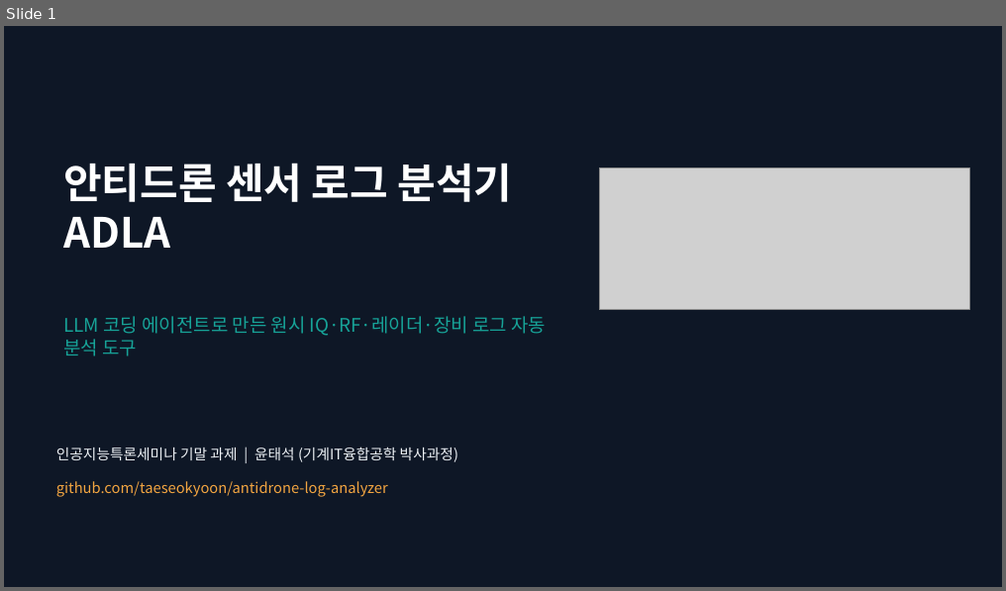
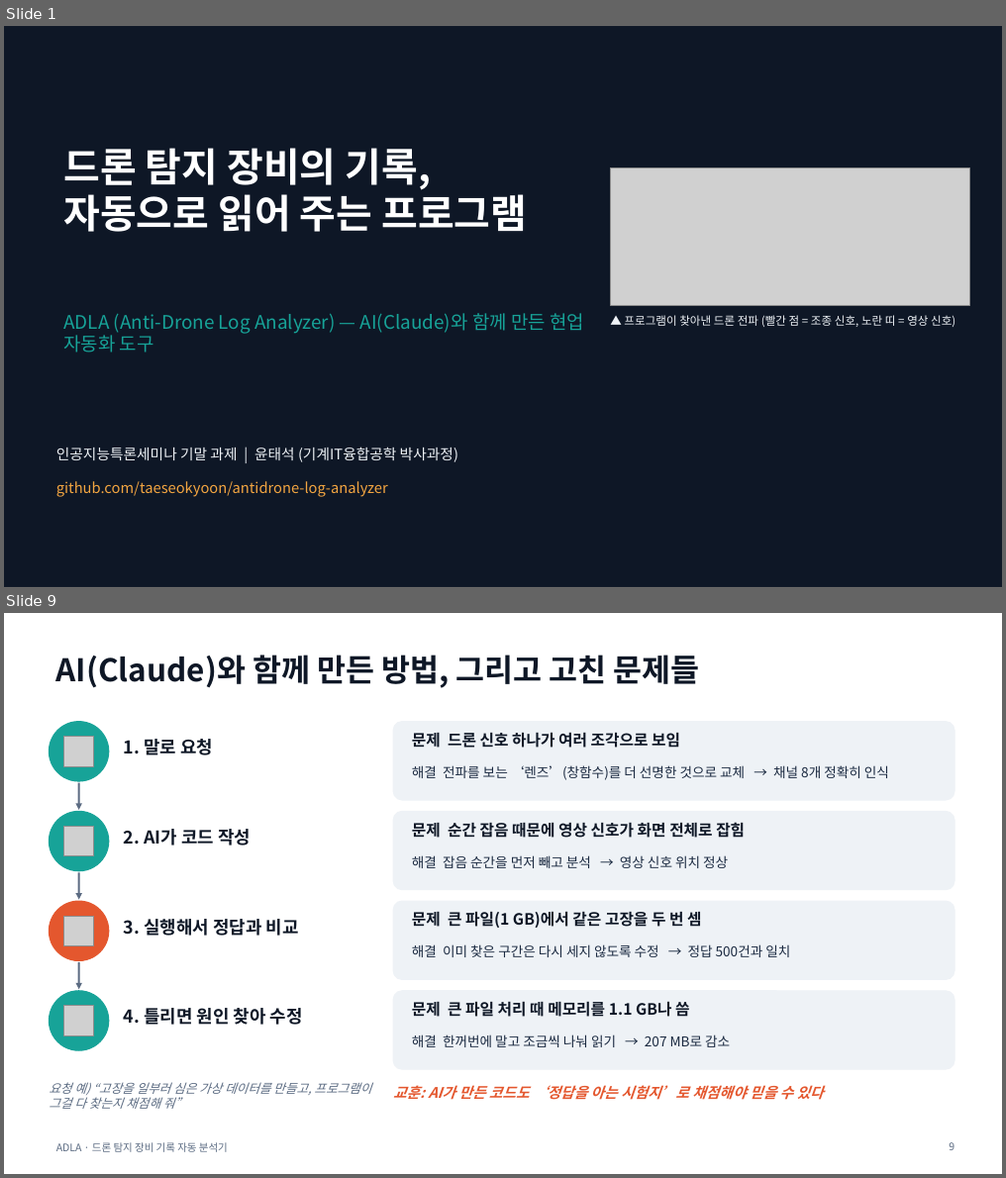
Before and after one commit to taeseokyoon/antidrone-log-analyzer, a slide deck: docs/ADLA_presentation.pptx. Shown one above the other, each under a label of ours: slide 1 before the commit, slides 1 and 9 after it; the slides between them are not shown. The pictures are 1006x591 and 1006x1178 pixels, drawn with LibreOffice and Linux fonts; fonts in the diff are those of the drawing; grey boxes stand for pictures. Boxes give left, top, right and bottom in pixels: in the first picture for what was removed or moved away, otherwise in the second. Text is boxed around its words. In the diff, an @@ line names an element or a change of style, - is before the commit and + after.

```diff
--- a/docs/ADLA_presentation.pptx
+++ b/docs/ADLA_presentation.pptx
@@ slide 9 added at <box>4,613,1002,1174</box>, background #FFFFFF @@
@@ title added at <box>56,655,700,688</box>, 30 pt, text #0E1726, bold @@
+AI(Claude)와 함께 만든 방법, 그리고 고친 문제들
@@ ellipse added at <box>49,722,109,781</box>, fill #17A398, outline #17A398 1 pt @@
@@ rounded rectangle added at <box>393,722,954,800</box>, fill #EEF2F6, outline #EEF2F6 1 pt @@
@@ picture added at <box>63,737,94,766</box> @@
@@ text added at <box>124,739,213,756</box>, 17 pt, text #0E1726, bold @@
+1. 말로 요청
@@ text added at <box>412,732,680,748</box>, 15 pt, text #0E1726, bold @@
+문제 드론 신호 하나가 여러 조각으로 보임
@@ arrow added from (79, 783) to (79, 810), #5B6B82 2 pt @@
@@ text added at <box>412,765,889,780</box>, 13 pt, text #1B2A41 @@
+해결 전파를 보는 ‘렌즈’(창함수)를 더 선명한 것으로 교체 → 채널 8개 정확히 인식
@@ ellipse added at <box>49,811,109,871</box>, fill #17A398, outline #17A398 1 pt @@
@@ rounded rectangle added at <box>393,811,954,890</box>, fill #EEF2F6, outline #EEF2F6 1 pt @@
@@ picture added at <box>63,827,94,857</box> @@
@@ text added at <box>124,829,251,846</box>, 17 pt, text #0E1726, bold @@
+2. AI가 코드 작성
@@ text added at <box>412,822,745,838</box>, 15 pt, text #0E1726, bold @@
+문제 순간 잡음 때문에 영상 신호가 화면 전체로 잡힘
@@ arrow added from (79, 872) to (79, 900), #5B6B82 2 pt @@
@@ text added at <box>412,856,728,868</box>, 13 pt, text #1B2A41 @@
+해결 잡음 순간을 먼저 빼고 분석 → 영상 신호 위치 정상
@@ ellipse added at <box>49,901,109,961</box>, fill #E4572E, outline #E4572E 1 pt @@
@@ rounded rectangle added at <box>393,901,954,980</box>, fill #EEF2F6, outline #EEF2F6 1 pt @@
@@ picture added at <box>63,916,94,947</box> @@
@@ text added at <box>124,919,299,936</box>, 17 pt, text #0E1726, bold @@
+3. 실행해서 정답과 비교
@@ text added at <box>412,911,701,928</box>, 15 pt, text #0E1726, bold @@
+문제 큰 파일(1 GB)에서 같은 고장을 두 번 셈
@@ arrow added from (79, 962) to (79, 989), #5B6B82 2 pt @@
@@ text added at <box>412,945,790,958</box>, 13 pt, text #1B2A41 @@
+해결 이미 찾은 구간은 다시 세지 않도록 수정 → 정답 500건과 일치
@@ ellipse added at <box>49,991,109,1051</box>, fill #17A398, outline #17A398 1 pt @@
@@ rounded rectangle added at <box>393,991,954,1069</box>, fill #EEF2F6, outline #EEF2F6 1 pt @@
@@ picture added at <box>63,1006,94,1036</box> @@
@@ text added at <box>124,1008,303,1025</box>, 17 pt, text #0E1726, bold @@
+4. 틀리면 원인 찾아 수정
@@ text added at <box>412,1001,689,1017</box>, 15 pt, text #0E1726, bold @@
+문제 큰 파일 처리 때 메모리를 1.1 GB나 씀
@@ text added at <box>412,1035,730,1048</box>, 13 pt, text #1B2A41 @@
+해결 한꺼번에 말고 조금씩 나눠 읽기 → 207 MB로 감소
@@ text added at <box>49,1082,371,1109</box>, 12 pt, text #5B6B82, italic @@
+요청 예) “고장을 일부러 심은 가상 데이터를 만들고, 프로그램이 그걸 다 찾는지 채점해 줘”
@@ text added at <box>393,1085,824,1100</box>, 14 pt, text #E4572E, bold, italic @@
+교훈: AI가 만든 코드도 ‘정답을 아는 시험지’로 채점해야 믿을 수 있다
@@ text added at <box>56,1143,228,1153</box>, 10 pt, text #5B6B82 @@
+ADLA · 드론 탐지 장비 기록 자동 분석기
@@ page number added at <box>948,1143,954,1151</box>, 10 pt, text #5B6B82 @@
+9
@@ slide 1 changed as well @@
@@ title at <box>63,148,527,232</box>: text changed; size 40 to 38 pt @@
-안티드론 센서 로그 분석기
-ADLA
+드론 탐지 장비의 기록,
+자동으로 읽어 주는 프로그램
@@ picture: place and size @@
-picture at <box>599,169,969,310</box>
+picture at <box>611,169,969,305</box>
@@ text at <box>63,313,584,353</box>: text changed @@
-LLM 코딩 에이전트로 만든 원시 IQ·RF·레이더·장비 로그 자동 분석 도구
+ADLA (Anti-Drone Log Analyzer) — AI(Claude)와 함께 만든 현업 자동화 도구
@@ text added at <box>624,315,955,327</box>, 11 pt, text #EEF2F6 @@
+▲ 프로그램이 찾아낸 드론 전파 (빨간 점 = 조종 신호, 노란 띠 = 영상 신호)
```
Also in this commit, not shown: 8 other slides added, 9 slides removed, 2 other files.
